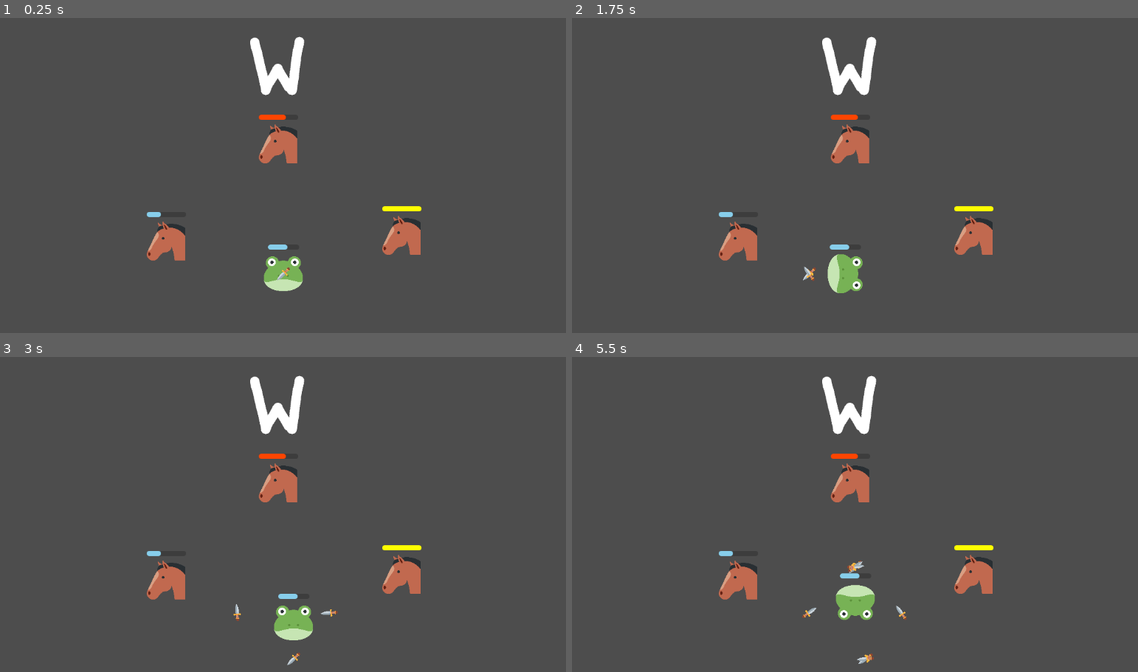
Above: before the commit, frames 1-4 (two rows, left to right).
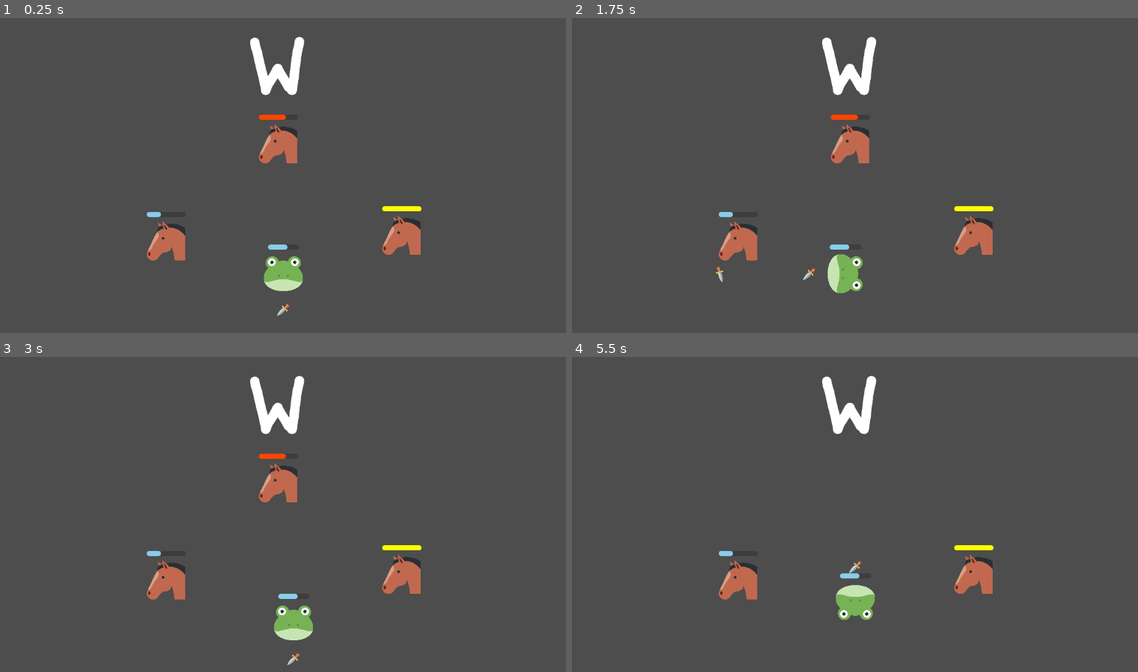
Above: after the commit, the same moments.

Repository: alexcavadora/alex-isaac-implementation
Game: Godot game, scene res://scenes/main_scene.tscn
Same seed, same stepped clock (60 frames per second), same inputs: the game is played once before the commit and once after it. Before the commit the project has no main scene; this scene is started directly in both runs.
Inputs:
- Up to frame 1 (0.25 s): no input
- Up to frame 2 (1.75 s): tap Enter at 0.5 s; tap Space (throw) at 0.6, 1.55 s; tap R (reset) at 1.25 s; tap A (a_press) at 1.35 s
- Up to frame 3 (3 s): tap R (reset) at 2 s; tap D (d_press) at 2.1 s; tap Space (throw) at 2.3 s; tap S (s_press) at 2.85 s
- Up to frame 4 (5.5 s): tap Space (throw) at 3.05, 3.6, 4.55, 5.1 s; tap R (reset) at 4.25 s; tap W (w_press) at 4.35 s

The runs differ from the first frame. In frame 1, less than 0.1% of the frame differs, in the area x 48-52%, y 79-95%; in frame 2, less than 0.1%; in frame 3, less than 0.1%; in frame 4, 0.8%, in the area x 40-60%, y 30-98%.

Commit message:
Player can throw projectiles
- Fixed projectiles spawning outside main scene
- Projectiles now get thrown in the direction the player is aiming
- Found a simpler way to rotate the player sprite when moving
- Tweaked the Projectile rotation_deg
- Also, set main_scene.tscn as the main scene in the project

Diff:
--- a/project.godot
+++ b/project.godot
@@ -11,6 +11,7 @@
 [application]
 
 config/name="10Leaf-Test1"
+run/main_scene="uid://c2jd5qrpsg4ch"
 config/features=PackedStringArray("4.4", "Forward Plus")
 config/icon="res://icon.svg"
 
--- a/scenes/Projectile.tscn
+++ b/scenes/Projectile.tscn
@@ -6,7 +6,7 @@
 
 [node name="Projectile" type="Node2D"]
 script = ExtResource("1_q3m7n")
-rotation_deg = 10.0
+rotation_deg = 30.0
 
 [node name="Sprite" type="Sprite2D" parent="."]
 scale = Vector2(0.05, 0.05)
@@ -15,3 +15,8 @@
 [node name="HitboxComponent" parent="." instance=ExtResource("3_softn")]
 damage = true
 value = 1.0
+
+[node name="VisibleOnScreenNotifier2D" type="VisibleOnScreenNotifier2D" parent="."]
+rect = Rect2(-20, -20, 40, 40)
+
+[connection signal="screen_exited" from="VisibleOnScreenNotifier2D" to="." method="_on_visible_on_screen_notifier_2d_screen_exited"]
--- a/scenes/enemy.tscn
+++ b/scenes/enemy.tscn
@@ -40,6 +40,7 @@
 
 [node name="HurtboxComponent" parent="." node_paths=PackedStringArray("health_comp") instance=ExtResource("4_5uy6h")]
 health_comp = NodePath("../HealthComponent")
+can_get_hit = true
 
 [node name="CollisionShape2D" parent="HurtboxComponent" index="0"]
 position = Vector2(7, 5)
--- a/scenes/player.tscn
+++ b/scenes/player.tscn
@@ -37,6 +37,7 @@
 can_heal = true
 
 [node name="ThrowComponent" type="Node2D" parent="." node_paths=PackedStringArray("player")]
+position = Vector2(0, 70)
 script = ExtResource("5_qlg0r")
 player = NodePath("..")
 offset = 70
--- a/scenes/projectile.tscn
+++ b/scenes/projectile.tscn
@@ -6,7 +6,7 @@
 
 [node name="Projectile" type="Node2D"]
 script = ExtResource("1_q3m7n")
-rotation_deg = 10.0
+rotation_deg = 30.0
 
 [node name="Sprite" type="Sprite2D" parent="."]
 scale = Vector2(0.05, 0.05)
@@ -15,3 +15,8 @@
 [node name="HitboxComponent" parent="." instance=ExtResource("3_softn")]
 damage = true
 value = 1.0
+
+[node name="VisibleOnScreenNotifier2D" type="VisibleOnScreenNotifier2D" parent="."]
+rect = Rect2(-20, -20, 40, 40)
+
+[connection signal="screen_exited" from="VisibleOnScreenNotifier2D" to="." method="_on_visible_on_screen_notifier_2d_screen_exited"]
--- a/scripts/characters/player.gd
+++ b/scripts/characters/player.gd
@@ -7,17 +7,12 @@
 # Getting the input inside a 2D Vector and setting the velocity accordingly
 func get_input_movement():
 	input_direction = Input.get_vector("a_press", "d_press", "w_press", "s_press")
+	#print (input_direction)
 	self.velocity = input_direction * speed
-	match input_direction.x:
-		1.0:
-			sprite.rotation_degrees = -90
-		-1.0:
-			sprite.rotation_degrees = 90
-	match input_direction.y:
-		1.0:
-			sprite.rotation_degrees = 0
-		-1.0:
-			sprite.rotation_degrees = 180
+	if input_direction != Vector2(0.0,0.0):
+		sprite.rotation = (global_position.angle_to_point(global_position+input_direction))-1.570796 #-90 grad to rad
+
+
 
 
 func _physics_process(delta):
--- a/scripts/components/throw_component.gd
+++ b/scripts/components/throw_component.gd
@@ -12,10 +12,12 @@
 
 func input_throw():
 	if Input.is_action_just_pressed("throw"):
-		var scene_root = get_tree().root
+		var scene_root = get_tree().root.get_child(0)
 		var instance = PROJECTILE.instantiate()
 		instance.global_position = self.global_position
+		instance.moving_direction = self.global_position-player.global_position
 		scene_root.add_child(instance)
+
 
 
 func _process(delta):
--- a/scripts/objects/projectile.gd
+++ b/scripts/objects/projectile.gd
@@ -2,7 +2,15 @@
 class_name Projectile
 @onready var sprite: Sprite2D = $Sprite
 @export var rotation_deg : float
+@export var speed : float = 15
+var moving_direction : Vector2
 
 
 func _process(delta: float) -> void:
 	sprite.rotate(deg_to_rad(rotation_deg))
+	if moving_direction != null:
+		global_position += (moving_direction*speed* delta)
+
+
+func _on_visible_on_screen_notifier_2d_screen_exited() -> void:
+	self.queue_free()
